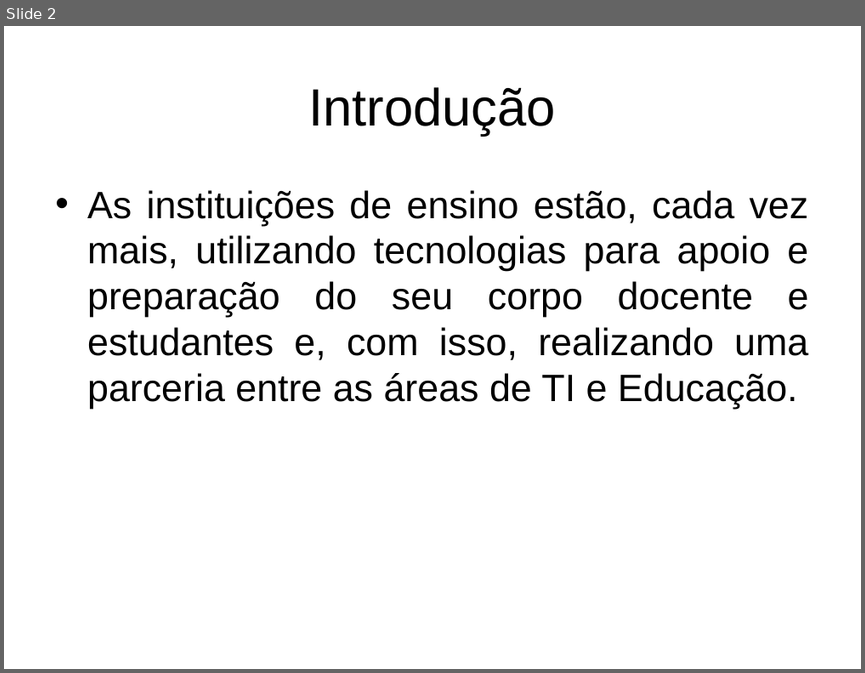
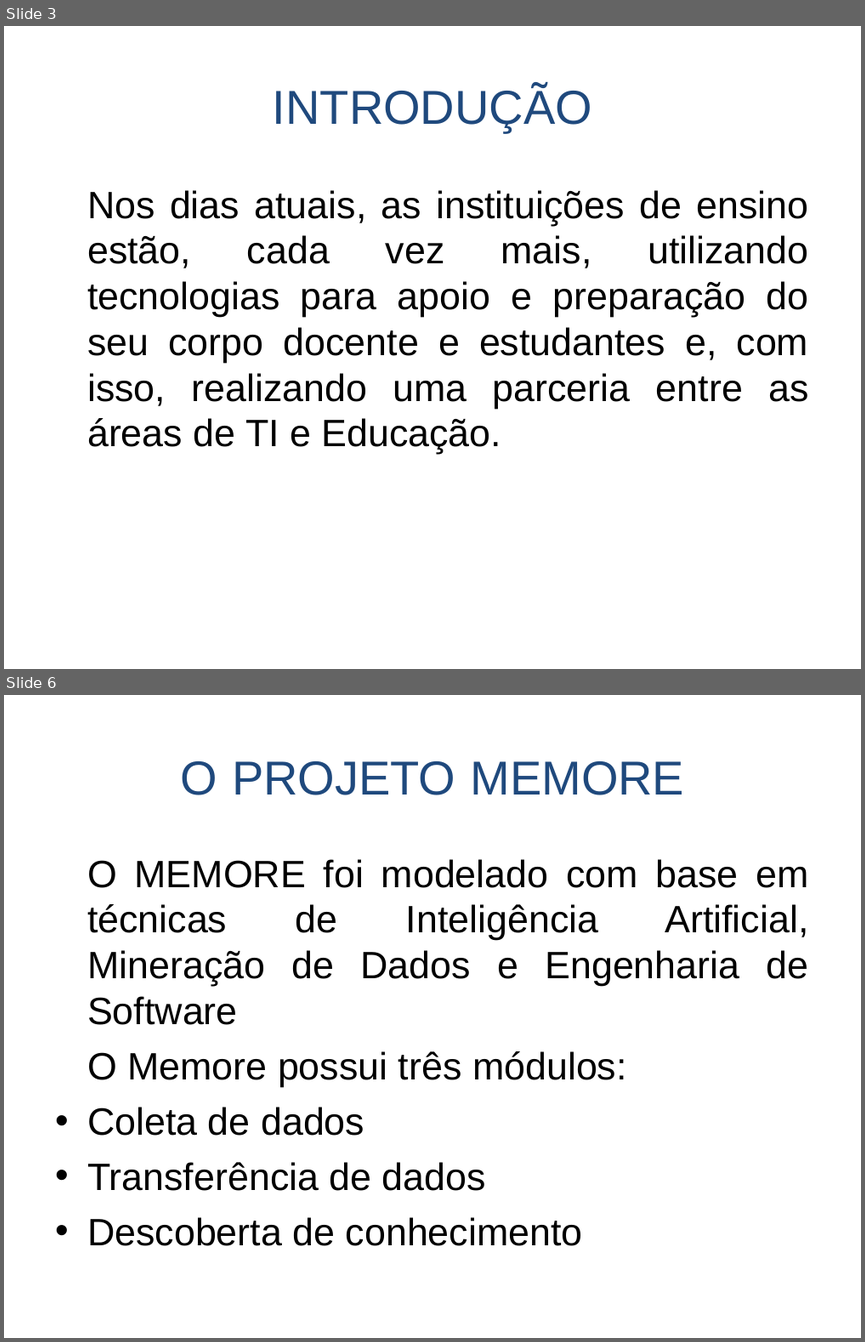
Before and after one commit to Fabricioultrasoft/tcc-fij, a slide deck: Apresentação TCC.ppt. Shown one above the other, each under a label of ours: slide 2 before the commit, slides 3 and 6 after it; the slides between them are not shown. The pictures are 865x673 and 865x1342 pixels, drawn with LibreOffice and Linux fonts; fonts in the diff are those of the drawing. Boxes give left, top, right and bottom in pixels: in the first picture for what was removed or moved away, otherwise in the second. Text is boxed around its words. In the diff, an @@ line names an element or a change of style, - is before the commit and + after.

```diff
--- a/Apresentação TCC.ppt
+++ b/Apresentação TCC.ppt
@@ slide 6 added at (4, 695, 861, 1338), background #FFFFFF @@
@@ title added at (181, 761, 685, 795), 40 pt, text #1F497D @@
+O PROJETO MEMORE
@@ text added at (87, 859, 809, 1246), 32 pt, text #000000 @@
+O MEMORE foi modelado com base em técnicas de Inteligência Artificial, Mineração de Dados e Engenharia de Software
+O Memore possui três módulos:
+• Coleta de dados
+• Transferência de dados
+• Descoberta de conhecimento
@@ what was slide 2 is now slide 3 @@
@@ slide 3 changed as well @@
@@ title at (273, 86, 592, 132): text changed; size 44 to 40 pt; text colour #000000 to #1F497D @@
-Introdução
+INTRODUÇÃO
@@ text at (87, 190, 809, 454): text changed @@
-• As instituições de ensino estão, cada vez mais, utilizando tecnologias para apoio e preparação do seu corpo docente e estudantes e, com isso, realizando uma parceria entre as áreas de TI e Educação.
+Nos dias atuais, as instituições de ensino estão, cada vez mais, utilizando tecnologias para apoio e preparação do seu corpo docente e estudantes e, com isso, realizando uma parceria entre as áreas de TI e Educação.
```
Also in this commit, not shown: 5 other slides changed, 13 other slides added.
